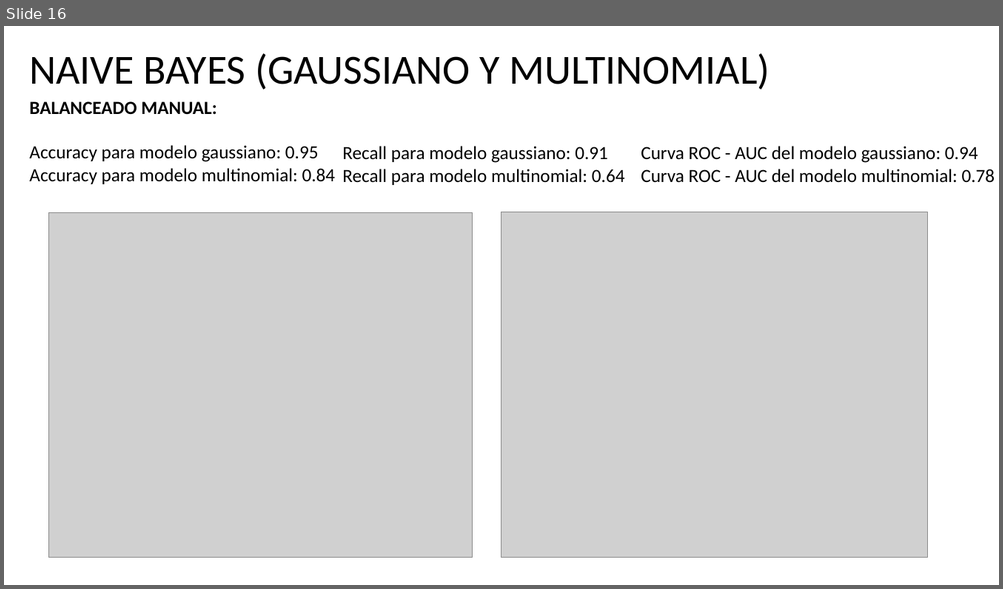
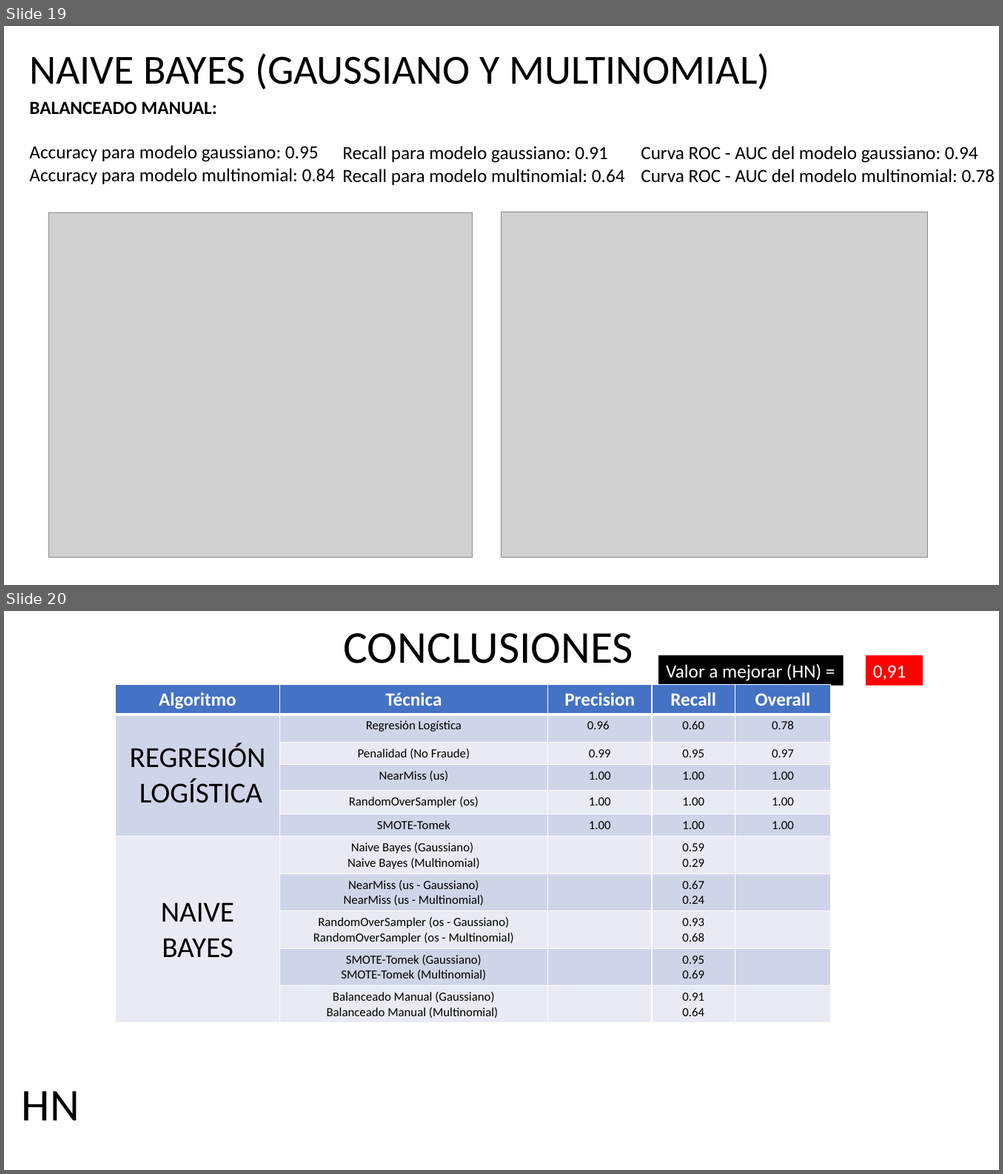
Before and after one commit to asasa293/limpieza_datos, a slide deck: TP3/TP3_Moises_Santiago.pptx. Shown one above the other, each under a label of ours: slide 16 before the commit, slides 19 and 20 after it. The pictures are 1003x589 and 1003x1174 pixels, drawn with LibreOffice and Linux fonts; fonts in the diff are those of the drawing; grey boxes stand for pictures. Boxes give left, top, right and bottom in pixels: in the first picture for what was removed or moved away, otherwise in the second. Text is boxed around its words. In the diff, an @@ line names an element or a change of style, - is before the commit and + after.

Commit message:
presentacion

```diff
--- a/TP3/TP3_Moises_Santiago.pptx
+++ b/TP3/TP3_Moises_Santiago.pptx
@@ slide 20 added at box(4, 611, 999, 1170), background #FFFFFF @@
@@ title added at box(343, 633, 633, 664), 44 pt, text #000000 @@
+CONCLUSIONES
@@ rectangle added at box(658, 655, 843, 686), fill #000000, 18 pt, text #FFFFFF @@
+Valor a mejorar (HN) =
@@ rectangle added at box(866, 655, 922, 686), fill #FF0000, 18 pt, text #FFFFFF @@
+0,91
@@ table added at box(115, 685, 830, 1024), 11 rows, 5 columns @@
+Algoritmo | Técnica | Precision | Recall | Overall
+REGRESIÓN / LOGÍSTICA | Regresión Logística | 0.96 | 0.60 | 0.78
+ | Penalidad (No Fraude) | 0.99 | 0.95 | 0.97
+ | NearMiss (us) | 1.00 | 1.00 | 1.00
+ | RandomOverSampler (os) | 1.00 | 1.00 | 1.00
+ | SMOTE-Tomek | 1.00 | 1.00 | 1.00
+NAIVE BAYES | Naive Bayes (Gaussiano) / Naive Bayes (Multinomial) |  | 0.59 / 0.29 | 
+ | NearMiss (us - Gaussiano) / NearMiss (us - Multinomial) |  | 0.67 / 0.24 | 
+ | RandomOverSampler (os - Gaussiano) / RandomOverSampler (os - Multinomial) |  | 0.93 / 0.68 | 
+ | SMOTE-Tomek (Gaussiano) / SMOTE-Tomek (Multinomial) |  | 0.95 / 0.69 | 
+ | Balanceado Manual (Gaussiano) / Balanceado Manual (Multinomial) |  | 0.91 / 0.64 | 
@@ text added at box(22, 1091, 79, 1121), 44 pt, text #000000 @@
+HN
@@ what was slide 16 is now slide 19 @@
```
Also in this commit, not shown: 3 other slides added.
